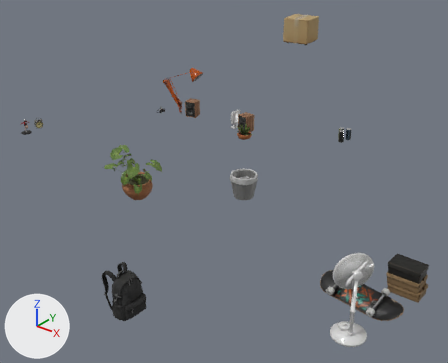
Two versions of the glTF model web/room/props_tripo2.glb, one commit apart.
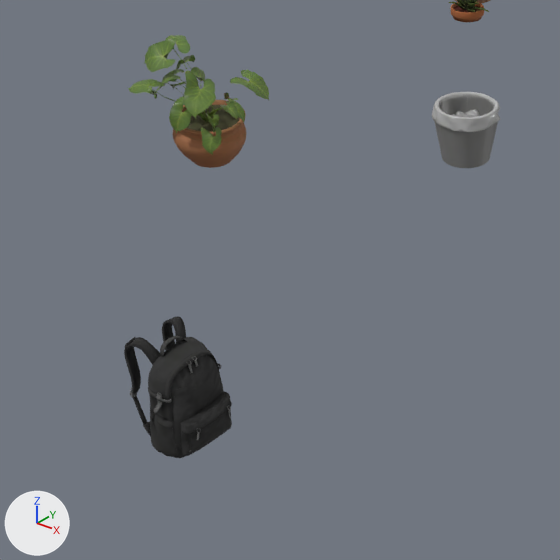
There are two pictures of each version: one whole from a 50 mm lens placed at (3.48, -4.2, 3.62), pointed at (0.14, -0.03, 1.04), one close up on the part from 11% to 63% of the width and 36% to 100% of the height. The lights are fixed; the arrows at lower left show +X, +Y and +Z. The older version's two pictures come first. Where no turn or scale is listed for an object, it has been applied to the vertices. Vertices at exactly the same position are counted once.
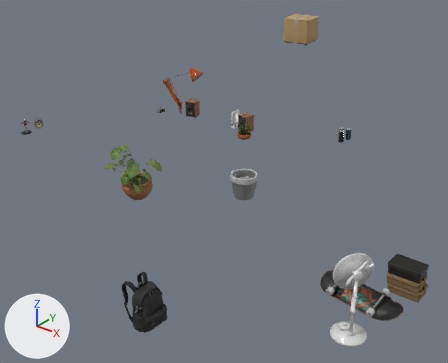
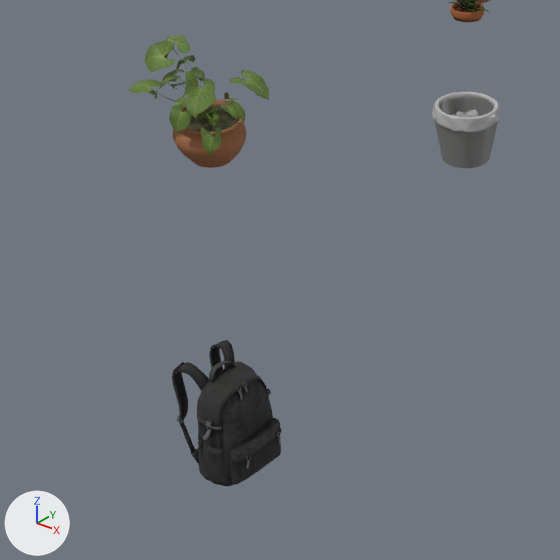
The change, as JSON lines over the scene's bpy script:
```json
{"block": "me_mesh_1", "where": "me_mesh_1.from_pydata(...)  # 20478 vertices, 39001 faces; spans x -1.95..1.95, y -1.41..1.41, z -1.11..1.11"}
{"block": "me_mesh_1", "where": "# used by ob_mesh_1; location = (0.031, 0.022, 1.271)"}
{"block": "me_mesh_1", "change": "me_mesh_1 part 1: the loose piece of 1257 vertices spanning x -0.19..0.13, y -1.41..-1.11, z -1.11..-0.69 is moved by (0.25, 0.0, 0.0)"}
{"block": "me_mesh_1", "change": "me_mesh_1 part 2: the loose piece of 93 vertices spanning x 0.12..0.13, y -1.34..-1.32, z -1.0..-0.96 is moved by (0.25, 0.0, 0.0)"}
{"block": "me_mesh_1", "change": "me_mesh_1 part 3: the loose piece of 93 vertices spanning x 0.02..0.05, y -1.28..-1.26, z -0.79..-0.75 is moved by (0.25, 0.0, 0.0)"}
{"block": "me_mesh_1", "change": "me_mesh_1 part 4: the loose piece of 27 vertices spanning x -0.13..-0.07, y -1.38..-1.35, z -1.07..-1.03 is moved by (0.25, 0.0, 0.0)"}
{"block": "me_mesh_1", "change": "me_mesh_1 part 5: the loose piece of 143 vertices spanning x -0.2..-0.11, y -1.37..-1.34, z -1.04..-0.92 is moved by (0.25, 0.0, 0.0)"}
{"block": "me_mesh_1", "change": "me_mesh_1 part 6: the loose piece of 36 vertices spanning x -0.08..-0.04, y -1.31..-1.2, z -0.75..-0.7 is moved by (0.25, 0.0, 0.0)"}
{"block": "me_mesh_1", "change": "me_mesh_1 part 7: the loose piece of 94 vertices spanning x 0.11..0.13, y -1.18..-1.16, z -1.0..-0.96 is moved by (0.25, 0.0, 0.0)"}
{"block": "me_mesh_1", "change": "me_mesh_1 part 8: the loose piece of 93 vertices spanning x 0.02..0.05, y -1.25..-1.23, z -0.78..-0.74 is moved by (0.25, 0.0, 0.0)"}
```

Pixel boxes (x1, y1, x2, y2) of what changed, in the close-ups (560 x 560 px; the box of a moved part takes in the faces that stretch with it):
```json
{"object": "Mesh_1", "change": "reshaped", "before": [124, 0, 500, 458], "after": [128, 0, 500, 486]}
{"part": 1, "of": "me_mesh_1", "change": "moved or reshaped", "before": [124, 316, 232, 458], "after": [172, 340, 281, 486]}
{"part": 2, "of": "me_mesh_1", "change": "moved or reshaped", "before": [197, 428, 201, 441], "after": [247, 456, 251, 469]}
{"part": 3, "of": "me_mesh_1", "change": "moved or reshaped", "before": [186, 360, 193, 373], "after": [236, 386, 243, 400]}
{"part": 4, "of": "me_mesh_1", "change": "moved or reshaped", "before": [143, 422, 151, 437], "after": [190, 449, 199, 465]}
{"part": 5, "of": "me_mesh_1", "change": "moved or reshaped", "before": [130, 388, 148, 425], "after": [177, 414, 195, 452]}
{"part": 6, "of": "me_mesh_1", "change": "moved or reshaped", "before": [160, 336, 187, 357], "after": [209, 361, 236, 382]}
{"part": 7, "of": "me_mesh_1", "change": "moved or reshaped", "before": [227, 405, 231, 418], "after": [277, 432, 281, 445]}
{"part": 8, "of": "me_mesh_1", "change": "moved or reshaped", "before": [192, 356, 198, 367], "after": [242, 382, 248, 393]}
```
